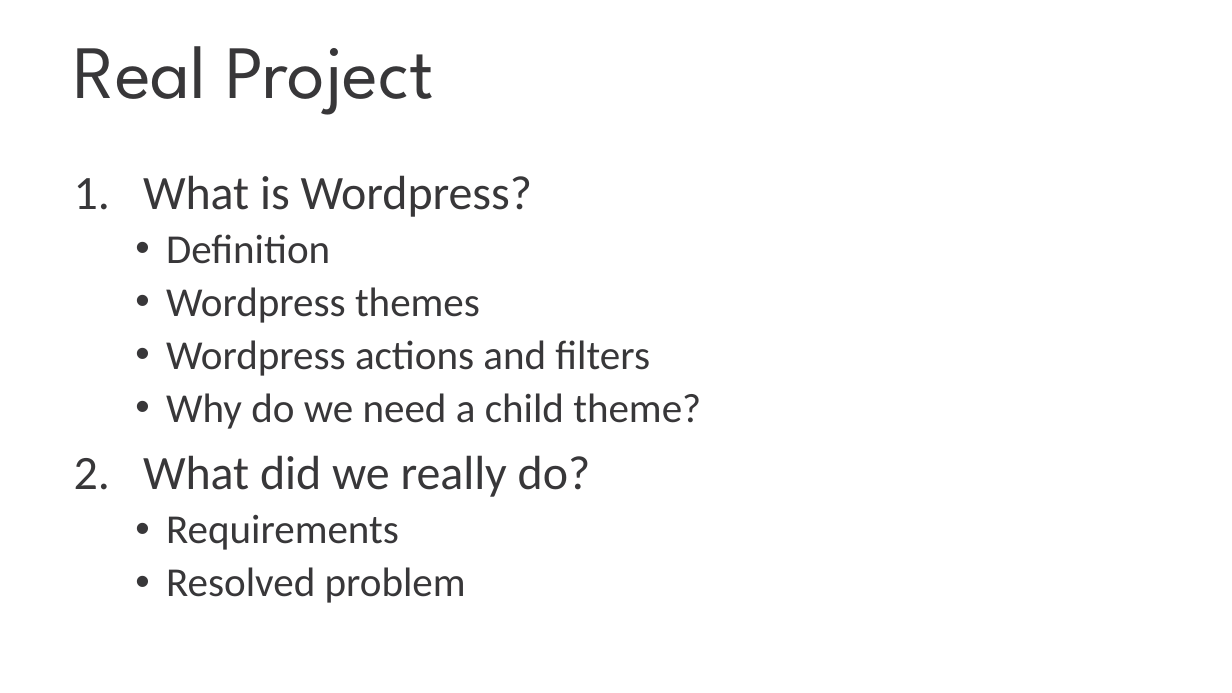
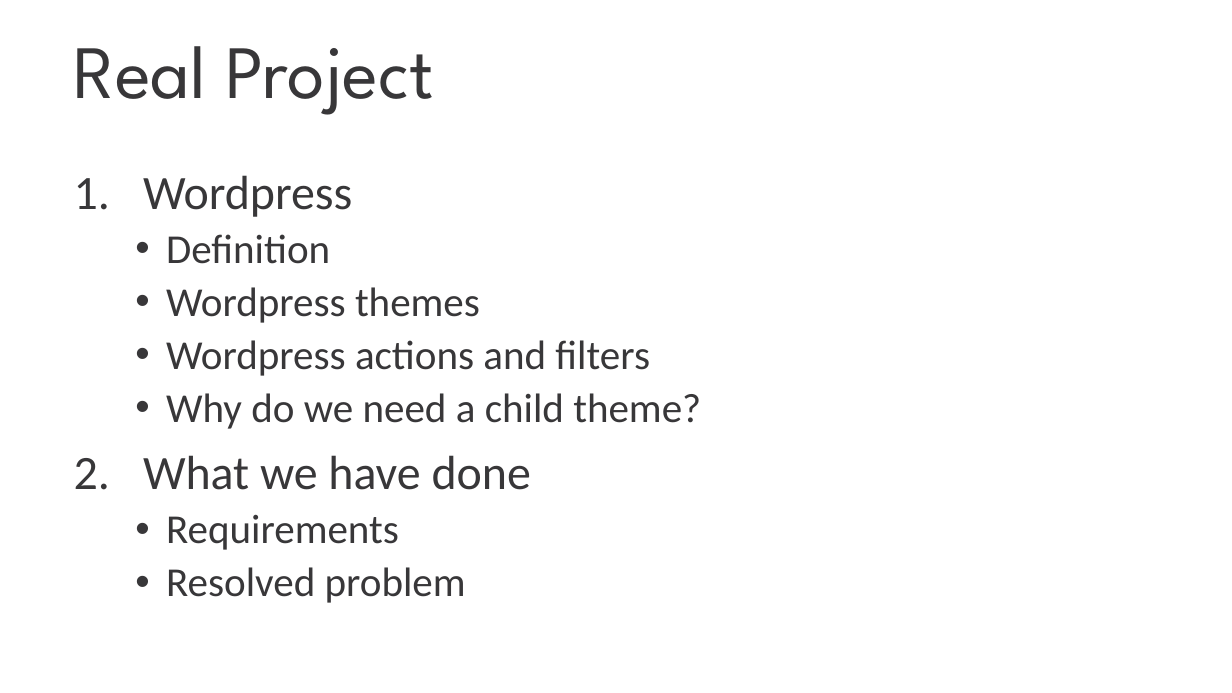
Before and after one commit to nam-tran-niteco/Wordpress-Demo, a slide deck: slide 9 of Wordpress Migration.pptx. Drawn at 1232x693 pixels with LibreOffice and Linux fonts; fonts in the diff are those of the drawing; background and template pictures are left out. Boxes give left, top, right and bottom in pixels: in the first picture for what was removed or moved away, otherwise in the second. Text is boxed around its words. In the diff, an @@ line names an element or a change of style, - is before the commit and + after.

```diff
--- a/Wordpress Migration.pptx
+++ b/Wordpress Migration.pptx
@@ text at bbox=[143, 175, 352, 217]: text changed @@
-1. What is Wordpress?
+1. Wordpress
@@ text at bbox=[143, 455, 531, 490]: text changed @@
-2. What did we really do?
+2. What we have done
```
Also in this commit, not shown: 6 other slides changed, 5 slides added, 41 slides removed.
